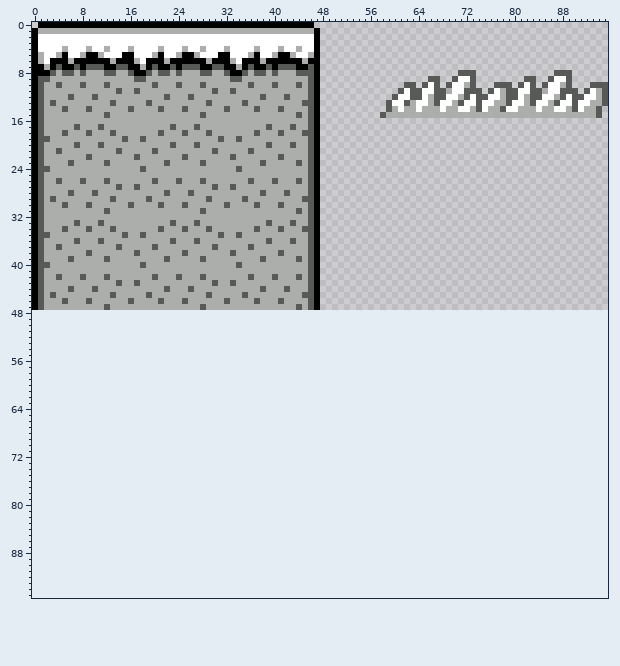
Sprite sheet -- level1/tiles.png. Above, as it was before the edit.
The file is 96x48 pixels. The old version is drawn lined up with the new one, on the new canvas.
After the commit:
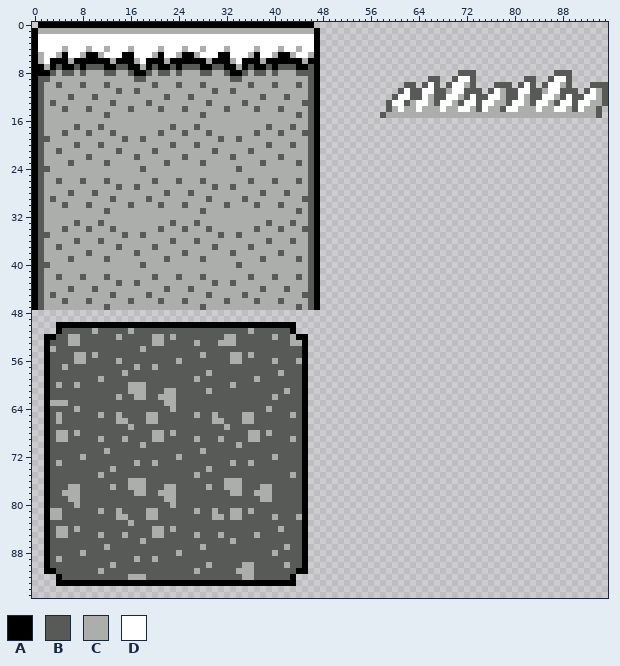
Palette (. is transparent): A #000000  B #585a58  C #acaeac  D #ffffff
The exact change:
canvas 96x48 -> 96x96
Changed rows in their new state; - is an unchanged pixel.
first column x 2:
50 --AAAAAAAAAAAAAAAAAAAAAAAAAAAAAAAAAAAAAAAA--
51 --ABBBBBCBBBBBCBBBBBBBBBBBBBBBBBBBCBBBBBBA--
52 AABBCCBBBBBBCBBBBBCCBCBBBBBBBBCCBBBBBBCBBCAA
53 ABBBCCBBBBBBBBBBBBCCBBBBBCBBBCCCBBBBBBBBBCCA
54 ACBBBBBBBBBBBBBBCBBBBBBBBBBBBBBBBBBBBBBBBBBA
55 ABBBBCCBCBBBBBBBBBBBBBBBBBCBBBBCCBCBBBBBBBBA
56 ABBBBCCBBBBBCBBBBBBBBBCBBBBBBBBCCBBBBBCBBBCA
57 ABBCBBBBBBBBBBBCBBCBBBBBBBBBBBBBBBBBBBBBBBBA
58 ABBBBBBBBBBBBCBBBBBBBBBBBBBCBBBBBBBBBBBCBBBA
59 ABBBBBBBBCBBBBBBBBBBBBBBBCBBBBBBBBBCBBBBBBBA
60 ABCBBCBBBBBBBBCCCBBBBBBBBBBBBBBCBBBBBBBBBBBA
61 ABBBBBBBBBBBBBCCCBBBCCBBBBBCBBBBBBBBBBBBCBBA
62 ABBBBBBBBBBBCBBCCBBCCCBBBBBBBBBBBBBBBBCBBBBA
63 ACCCBBBBBBBBBBBBBBBBCCBBBBBBBBBBBBBBBBBBBBBA
64 ABBBBCBBBBBBBBBBBBBBBCBBBBBBBBBBBBBBBCBBBBBA
65 ABCBBBBBBCBBCBBBBCCBBBBBBCBBCBBBBCCBBBBBBCBA
66 ABCBBBBBBBBBCCBBBCCBBBBBBBBBCCBBBCCBBBBBBBBA
67 ABBBBBBBBBBBBBCBBBBBBBBBBBBBBBCBBBBBBBBBBBBA
68 ABCCBCBBBBBBBBBBBBCCBCBBBBBBBBBBBBCCBCBBBBBA
69 ABCCBBBBBCBBBCBBBBCCBBBBBCBBBCBBBBCCBBBBBCBA
70 ABBBBBBBBBBBBBBBCBBBBBBBBBBBBBBBCBBBBBBBBBBA
71 ABBBBBBBBBCBBBBBBBBBBBBBBBCBBBBBBBBBBBBBBBBA
72 ABBBBBCBBBBBBBBBBBBBBBCBBBBBBBBBBBBBBBCBBBBA
73 ABCBBBBBBBBBBBBCBBCBBBBBBBBBBBBCBBCBBBBBBBBA
74 ABBBBBBBBBBCBBBBBBBBBBBBBBBCBBBBBBBBBBBBBBBA
75 ABBBBBBBBCBBBBBBBBBBBBBBBCBBBBBBBBBBBBBBBCBA
76 ABBBBBBBBBBBBBCCCBBBBBBBBBBBBBCCCBBBBBBBBBBA
77 ABBBCCBBBBBCBBCCCBBBCCBBBBBCBBCCCBBBCCBBBBBA
78 ABBCCCBBBBBBBBBCCBBCCCBBBBBBBBBCCBBCCCBBBBBA
79 ABBBCCBBBBBBBBBBBBBBCCBBBBBBBBBBBBBBCCBBBBBA
80 ABBBBCBBBBBBBBBBBBBBBCBBBBBBBBBBBBBBBBBBBBBA
81 ACCBBBBBBCBBCBBBBCCBBBBBBCBBCBBCCBCBBBBBBBBA
82 ACCBBBBBBBBBCCBBBCCBBBBBBBBBCCBCCBBBBBCBBBCA
83 ABBBBBBBBBBBBBCBBBBBBBBBBBBBBBBBBBBBBBBBBBBA
84 ABCCBCBBBBBBBBBBBBCCBCBBBBBBBBBBBBBBBBBCBBBA
85 ABCCBBBBBCBBBCBBBBCCBBBBBCBBBCBBBBBCBBBBBBBA
86 ABBBBBBBBBBBBBBBCBBBBBBBBBBBBBBCBBBBBBBBBBBA
87 ABBBBBBBBBCBBBBBBBBBBBBBBBCBBBBBBBBBBBBBCBBA
88 ABBBBBCBBBBBBBBBBBBBBBCBBBBBBBBBBBBBBBCBBBBA
89 ABCBBBBBBBBBBBBCBBCBBBBBBBBBBBBBBBBBBBBBBBBA
90 ABBBBBBBBBBCBBBBBBBBBBBBBBBCBBBBBCCBBBBBCBBA
91 AABBBBBBBCBBBBBBBBBBBBBBBCBBBBBBCCCBBBBBBBAA
92 --ABBBBBBBBBBBCCCBBBBBBBBBBBBBBBBCCBBBBBBA--
93 --AAAAAAAAAAAAAAAAAAAAAAAAAAAAAAAAAAAAAAAA--
Changed places in both pictures, as pixel boxes (x1, y1, x2, y2):
added: (44, 322, 308, 586)
